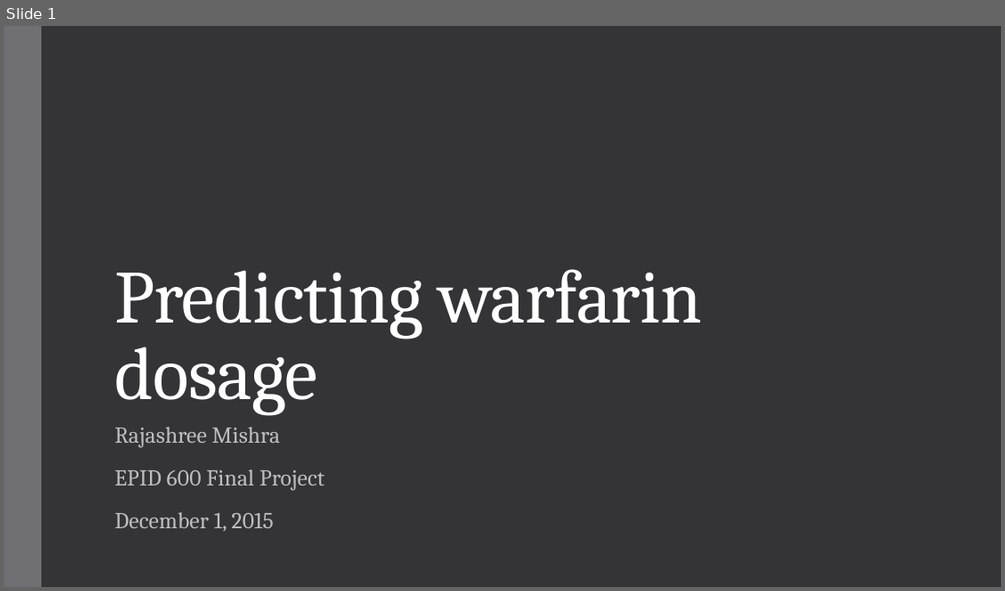
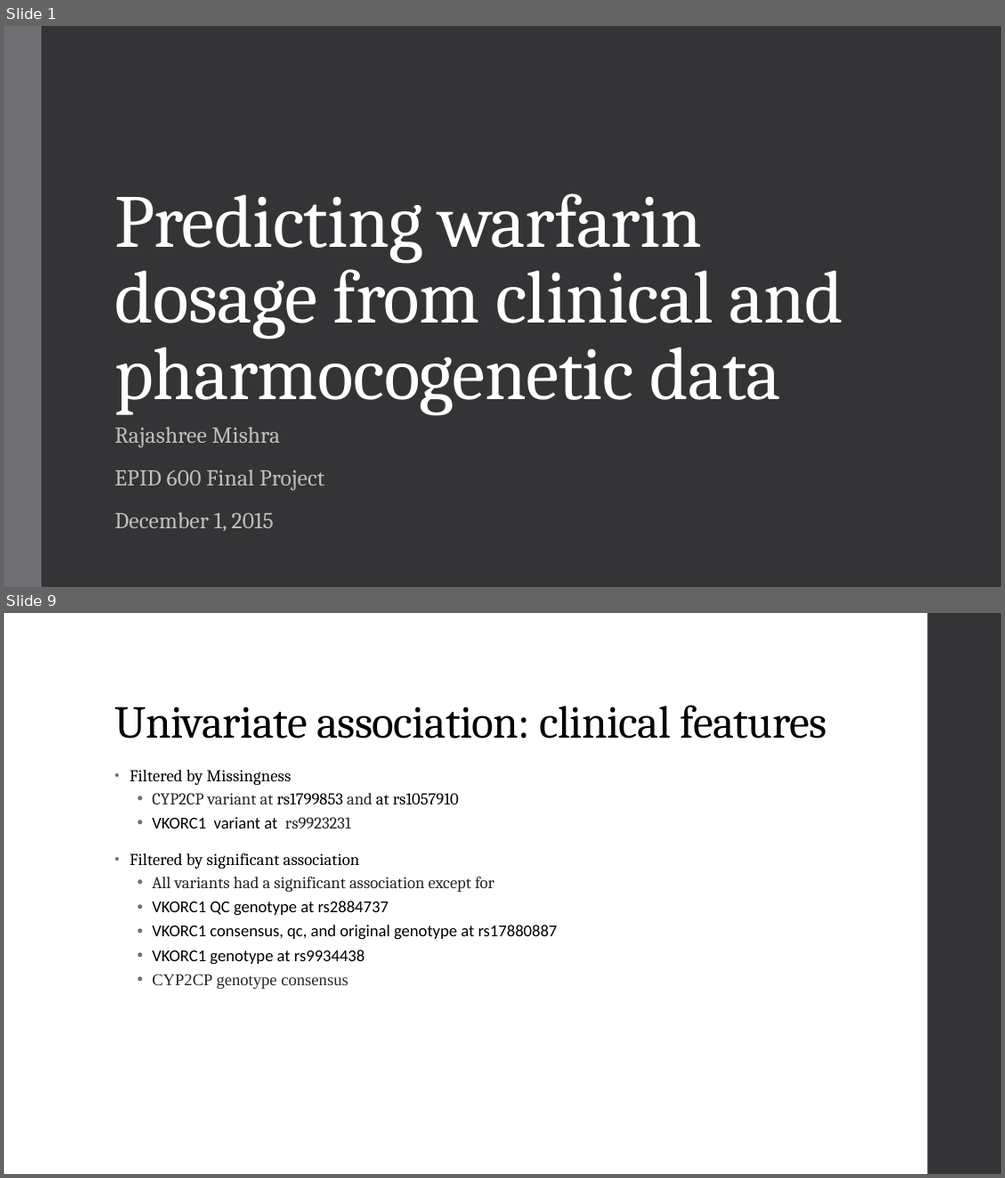
Before and after one commit to misraj/pharmgkb_project, a slide deck: EPID600_mishra.pptx. Shown one above the other, each under a label of ours: slide 1 before the commit, slides 1 and 9 after it; the slides between them are not shown. The pictures are 1005x591 and 1005x1178 pixels, drawn with LibreOffice and Linux fonts; fonts in the diff are those of the drawing. Boxes give left, top, right and bottom in pixels: in the first picture for what was removed or moved away, otherwise in the second. Text is boxed around its words. In the diff, an @@ line names an element or a change of style, - is before the commit and + after.

```diff
--- a/EPID600_mishra.pptx
+++ b/EPID600_mishra.pptx
@@ slide 9 added at bbox=[4, 613, 1001, 1174], background #FFFFFF @@
@@ rectangle added at bbox=[928, 613, 1001, 1174], fill #353537 @@
@@ title added at bbox=[114, 705, 826, 738], 44 pt, text #000000 @@
+Univariate association: clinical features
@@ text added at bbox=[129, 770, 558, 989], 16 pt, text #000000 @@
+• Filtered by Missingness
+  • CYP2CP variant at rs1799853 and at rs1057910
+  • VKORC1 variant at rs9923231
+• Filtered by significant association
+  • All variants had a significant association except for
+  • VKORC1 QC genotype at rs2884737
+  • VKORC1 consensus, qc, and original genotype at rs17880887
+  • VKORC1 genotype at rs9934438
+  • CYP2CP genotype consensus
@@ slide 1 changed as well @@
@@ title at bbox=[114, 193, 844, 415]: text changed @@
-Predicting warfarin dosage
+Predicting warfarin dosage from clinical and pharmocogenetic data
```
Also in this commit, not shown: 1 other slide changed, 11 other slides added, 3 slides removed.
